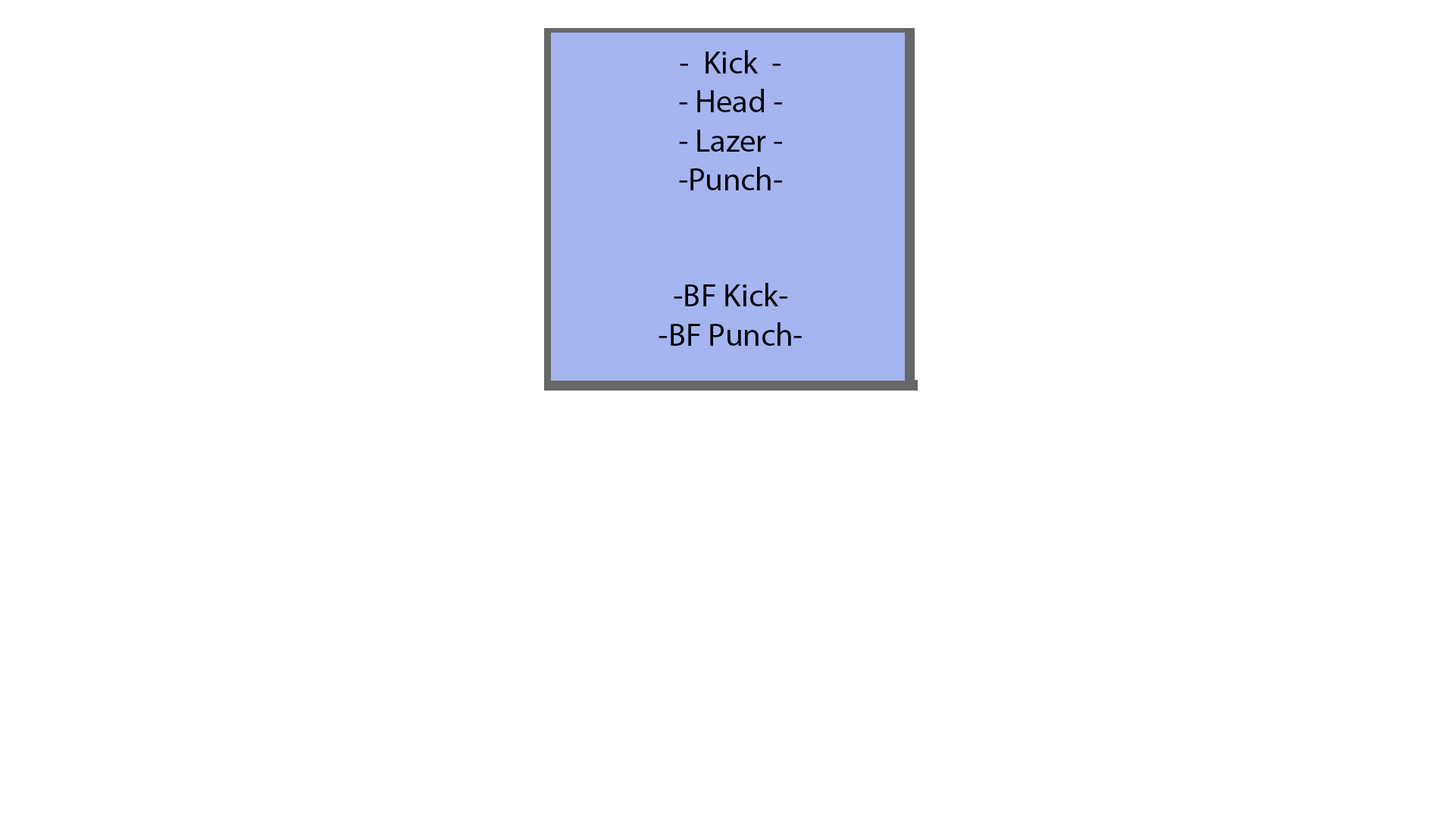
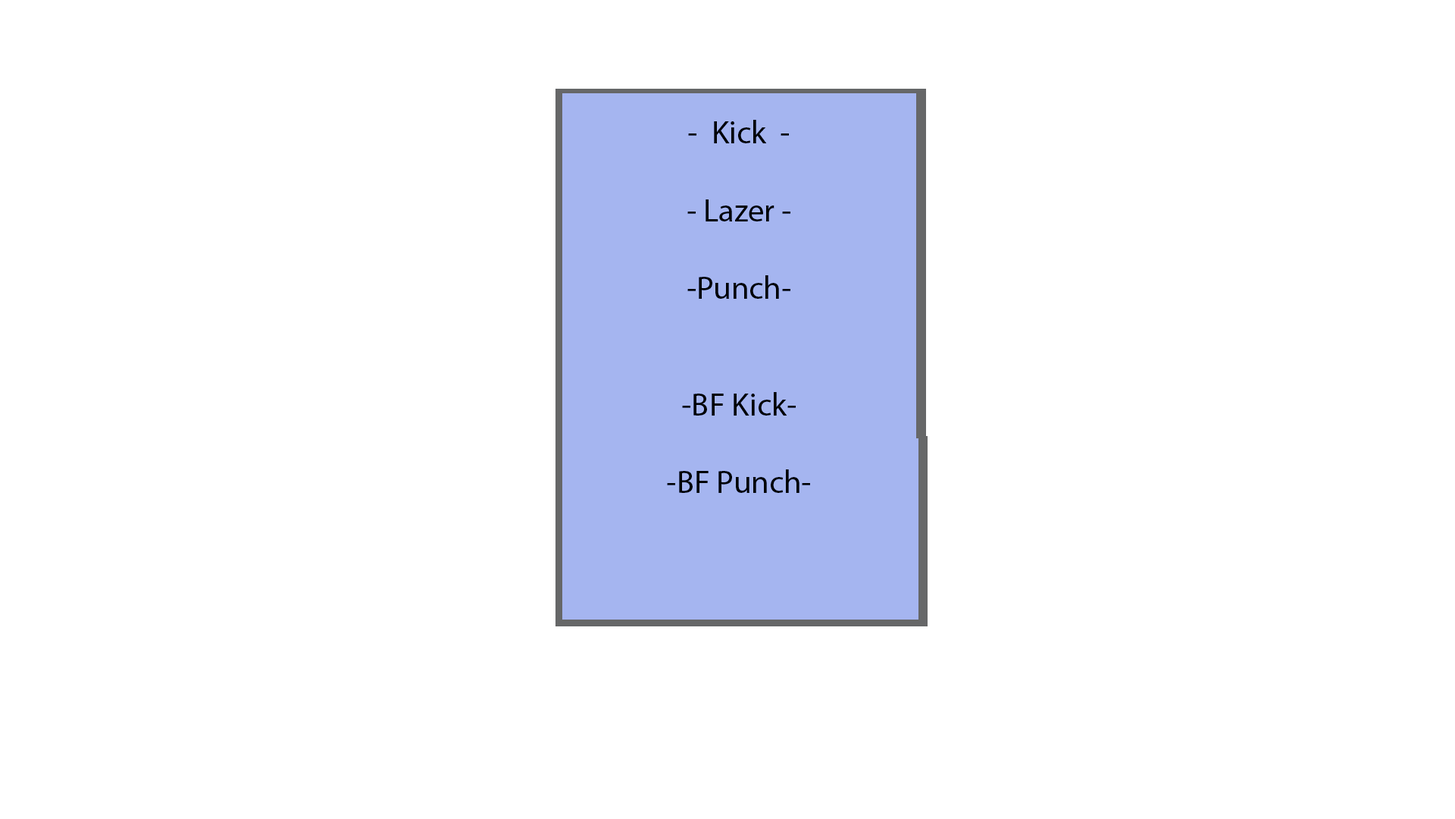
Revision of a layered 1455 x 819 image; what changed, layer by layer:
renamed "- Kick - - Head - - Lazer - -Punch- -BF Kick- -BF Punch-" to "- Kick - - Lazer - -Punch- -BF Kick- -BF Punch-", painted on it over bbox(658, 50, 811, 493)
painted on "menu" over bbox(544, 28, 928, 627)
